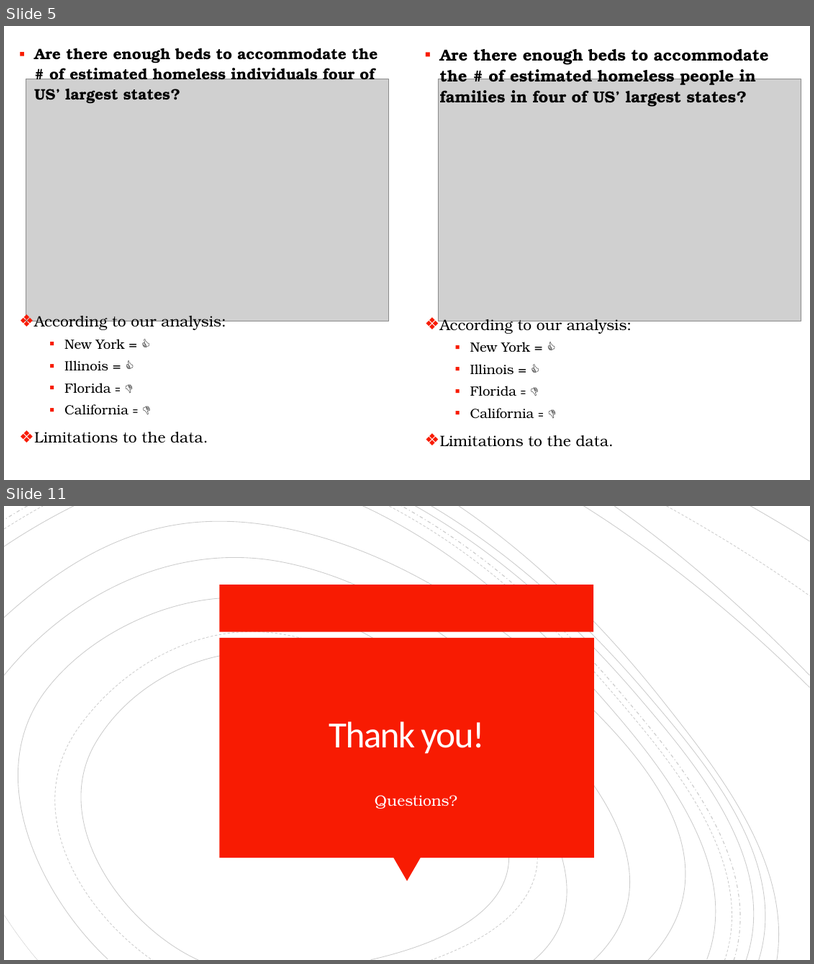
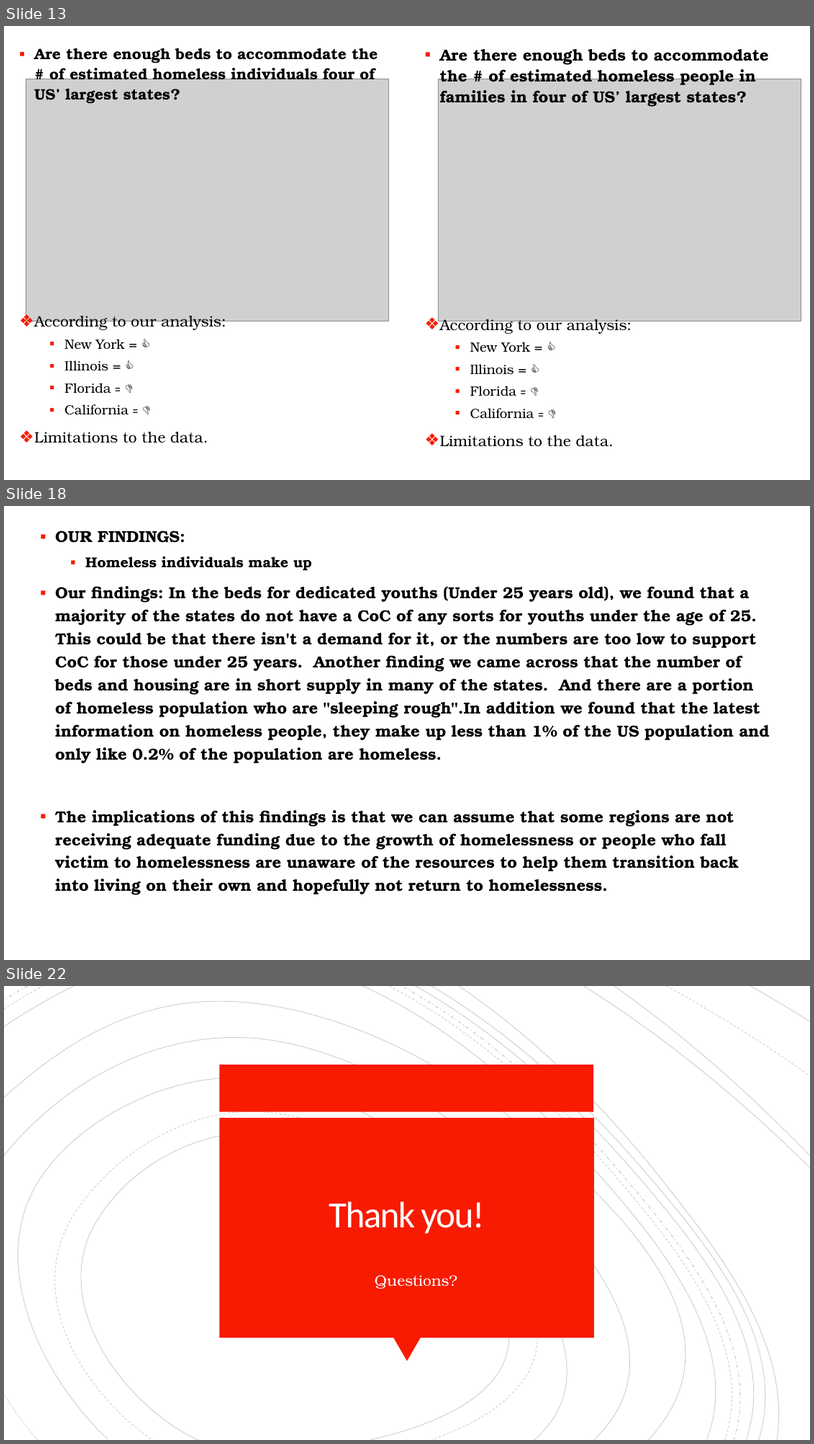
Before and after one commit to cic2003/Group3Project1, a slide deck: Homelessness Presentation_Project 1_ChidimaEdits.pptx. Shown one above the other, each under a label of ours: slides 5 and 11 before the commit, slides 13, 18 and 22 after it; the slides between them are not shown. The pictures are 814x964 and 814x1444 pixels, drawn with LibreOffice and Linux fonts; fonts in the diff are those of the drawing; grey boxes stand for pictures. Boxes give left, top, right and bottom in pixels: in the first picture for what was removed or moved away, otherwise in the second. Text is boxed around its words. In the diff, an @@ line names an element or a change of style, - is before the commit and + after.

```diff
--- a/Homelessness Presentation_Project 1_ChidimaEdits.pptx
+++ b/Homelessness Presentation_Project 1_ChidimaEdits.pptx
@@ slide 18 added at [4,506,810,960], background #FFFFFF @@
@@ text added at [55,530,770,895], 19 pt, text #000000, bold @@
+▪ OUR FINDINGS:
+  ▪ Homeless individuals make up
+▪ Our findings: In the beds for dedicated youths (Under 25 years old), we found that a majority of the states do not have a CoC of any sorts for youths under the age of 25. This could be that there isn't a demand for it, or the numbers are too low to support CoC for those under 25 years. Another finding we came across that the number of beds and housing are in short supply in many of the states. And there are a portion of homeless population who are "sleeping rough".In addition we found that the latest information on homeless people, they make up less than 1% of the US population and only like 0.2% of the population are homeless.
+▪ The implications of this findings is that we can assume that some regions are not receiving adequate funding due to the growth of homelessness or people who fall victim to homelessness are unaware of the resources to help them transition back into living on their own and hopefully not return to homelessness.
@@ what was slide 5 is now slide 13 @@
@@ what was slide 11 is now slide 22 @@
```
Also in this commit, not shown: 3 slides changed, 16 other slides added, 6 slides removed.
